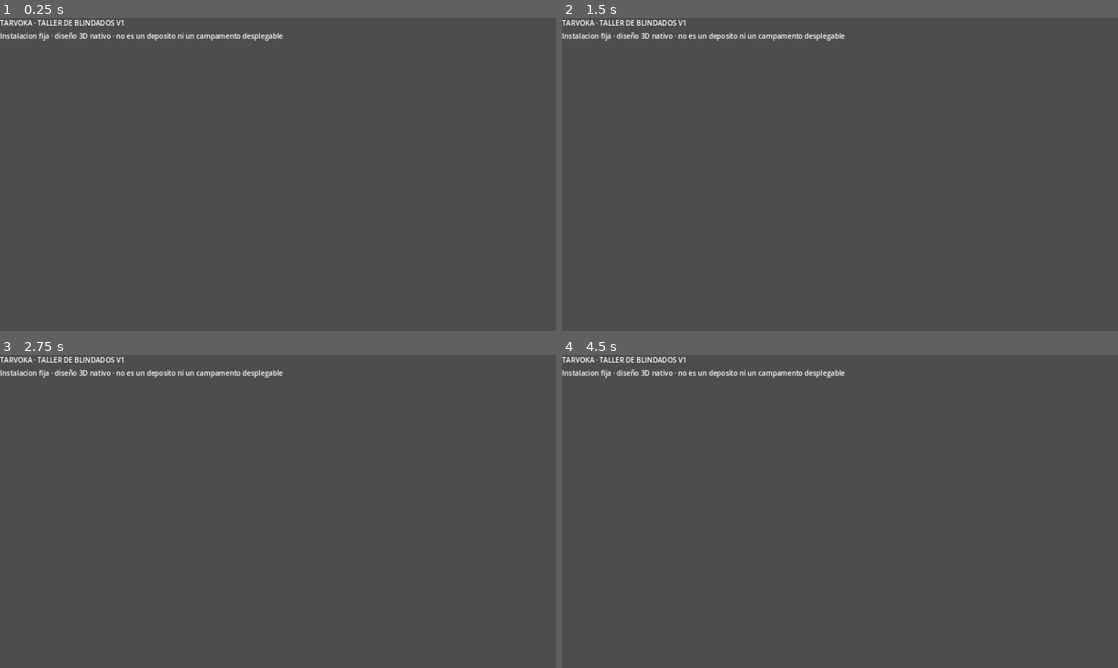
Above: before the commit, frames 1-4 (two rows, left to right).
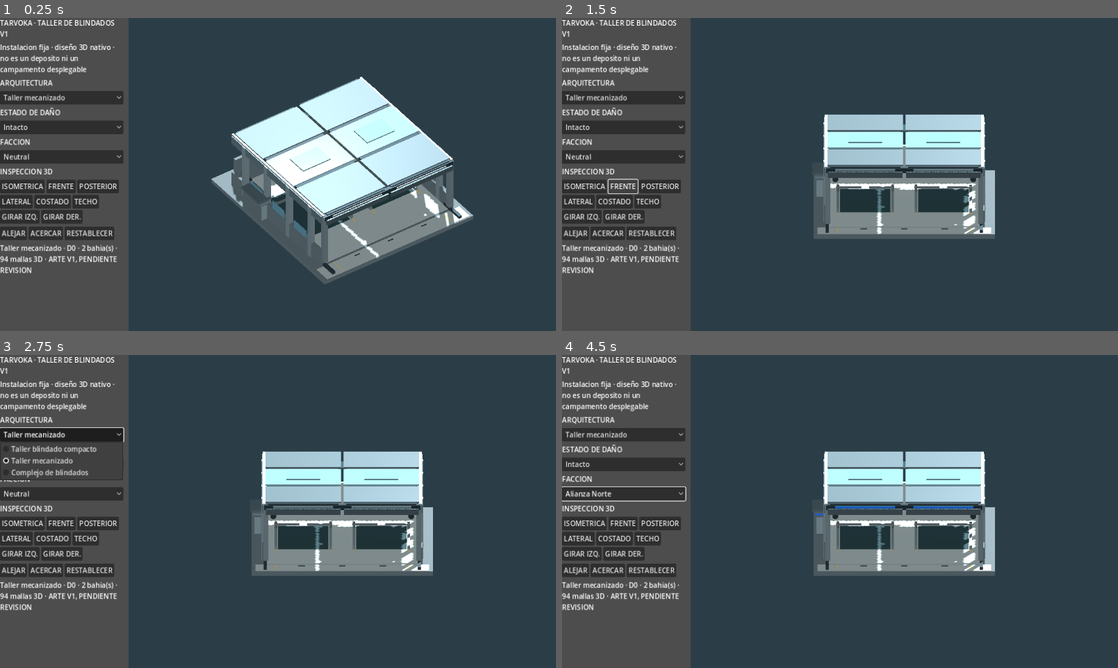
Above: after the commit, the same moments.

Repository: edwinrodri12/Tarvoka
Game: Godot game, scene res://scenes/ArmoredWorkshopDesignStudioV1.tscn
Same seed, same stepped clock (60 frames per second), same inputs: the game is played once before the commit and once after it. This scene is started directly instead of the project's main scene.
Inputs (mouse positions are in pixels of both pictures, inside the frame that each line leads up to):
- Up to frame 1 (0.25 s): no input
- Up to frame 2 (1.5 s): click (584, 187) at 0.5 s, where only the run after the commit has a clickable "ISOMETRICA"; click (623, 187) at 1.25 s, where only the run after the commit has a clickable "FRENTE"
- Up to frame 3 (2.75 s): click (61, 433) at 2 s, where only the run after the commit has a clickable "Taller mecanizado"
- Up to frame 4 (4.5 s): click (623, 464) at 2.75 s, where only the run after the commit has a clickable "Intacto"; click (623, 492) at 3.5 s, where only the run after the commit has a clickable "Neutral"; click (662, 524) at 4.25 s, where only the run after the commit has a clickable "POSTERIOR"

The runs differ from the first frame. In frame 1, 81% of the frame differs, in the area x 0-100%, y 0-100%; in frame 2, 82%; in frame 3, 82%; in frame 4, 83%.
Error before the commit: Invalid type in function '_select' in base 'GDScript'. The array of argument 3 (Array) does not have the same element type as the expected typed array argument…

Commit message:
workshop UX: orient default camera toward open garage bays; accept untyped Godot option label lists

Diff:
--- a/scripts/ui/ArmoredWorkshopDesignStudioV1.gd
+++ b/scripts/ui/ArmoredWorkshopDesignStudioV1.gd
@@ -15,7 +15,7 @@
 var _damage:OptionButton
 var _faction:OptionButton
 var _status:Label
-var _yaw:float=37.0
+var _yaw:float=145.0
 var _elevation:float=39.0
 var _zoom:float=1.0
 
@@ -49,7 +49,7 @@
     var cameras:=HFlowContainer.new()
     column.add_child(_label("INSPECCION 3D"))
     column.add_child(cameras)
-    for preset in [["ISOMETRICA",37.0,39.0],["FRENTE",180.0,19.0],
+    for preset in [["ISOMETRICA",145.0,39.0],["FRENTE",180.0,19.0],
             ["POSTERIOR",0.0,19.0],["LATERAL",90.0,22.0],
             ["COSTADO",270.0,22.0],["TECHO",37.0,78.0]]:
         var b:=Button.new()
@@ -121,7 +121,7 @@
     return result
 
 static func _select(parent:VBoxContainer,title:String,
-        choices:Array[String]) -> OptionButton:
+        choices:Array) -> OptionButton:
     parent.add_child(_label(title))
     var field:=OptionButton.new()
     for choice in choices:
